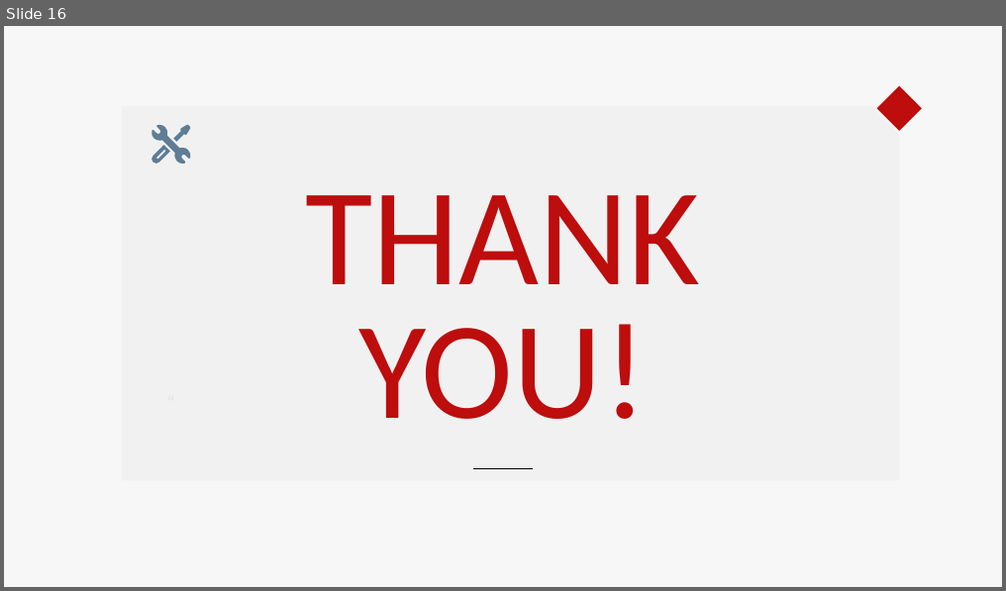
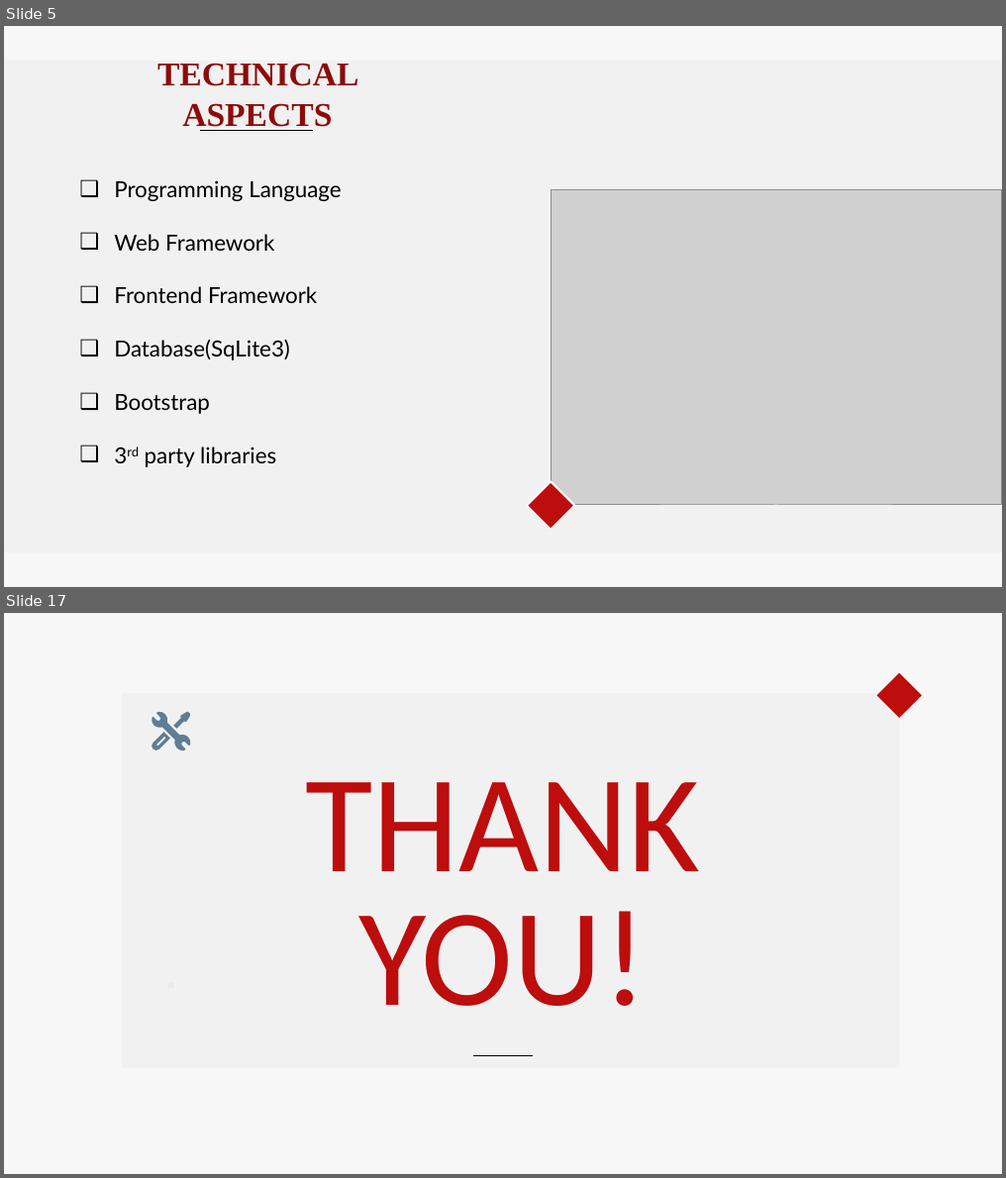
Before and after one commit to akshayanish2610/MINI-PROJECT, a slide deck: Presentation/car care.pptx. Shown one above the other, each under a label of ours: slide 16 before the commit, slides 5 and 17 after it; the slides between them are not shown. The pictures are 1006x591 and 1006x1178 pixels, drawn with LibreOffice and Linux fonts; fonts in the diff are those of the drawing; grey boxes stand for pictures; background and template pictures are left out. Boxes give left, top, right and bottom in pixels: in the first picture for what was removed or moved away, otherwise in the second. Text is boxed around its words. In the diff, an @@ line names an element or a change of style, - is before the commit and + after.

```diff
--- a/Presentation/car care.pptx
+++ b/Presentation/car care.pptx
@@ slide 5 added at <box>4,26,1002,587</box>, background #F7F7F7 @@
@@ rectangle added at <box>4,61,1002,553</box>, fill #F1F1F1 @@
@@ title added at <box>157,63,358,131</box>, 24 pt, text #8E0A0A, bold @@
+TECHNICAL ASPECTS
@@ line added from (201, 131) to (312, 131), #000000 0.75 pt @@
@@ text added at <box>114,180,341,468</box>, 16 pt, text #000000 @@
+❑ Programming Language
+❑ Web Framework
+❑ Frontend Framework
+❑ Database(SqLite3)
+❑ Bootstrap
+❑ 3rd party libraries
@@ picture added at <box>550,189,1002,505</box> @@
@@ diamond added at <box>527,482,575,530</box>, fill #BD0D0D, outline #F7F7F7 1.5 pt @@
@@ what was slide 16 is now slide 17 @@
```
Also in this commit, not shown: 11 slides changed, 4 other slides added, 4 slides removed.
